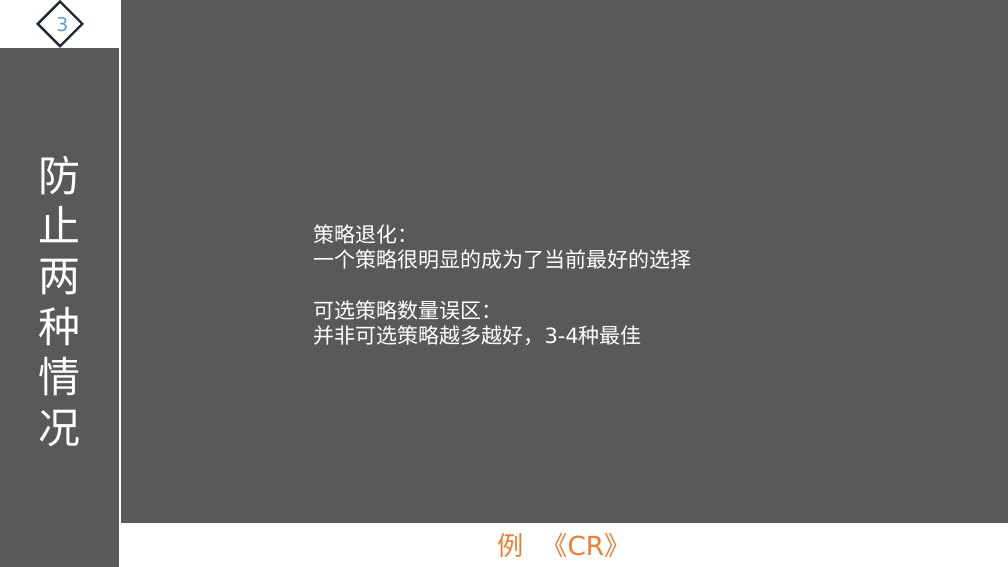
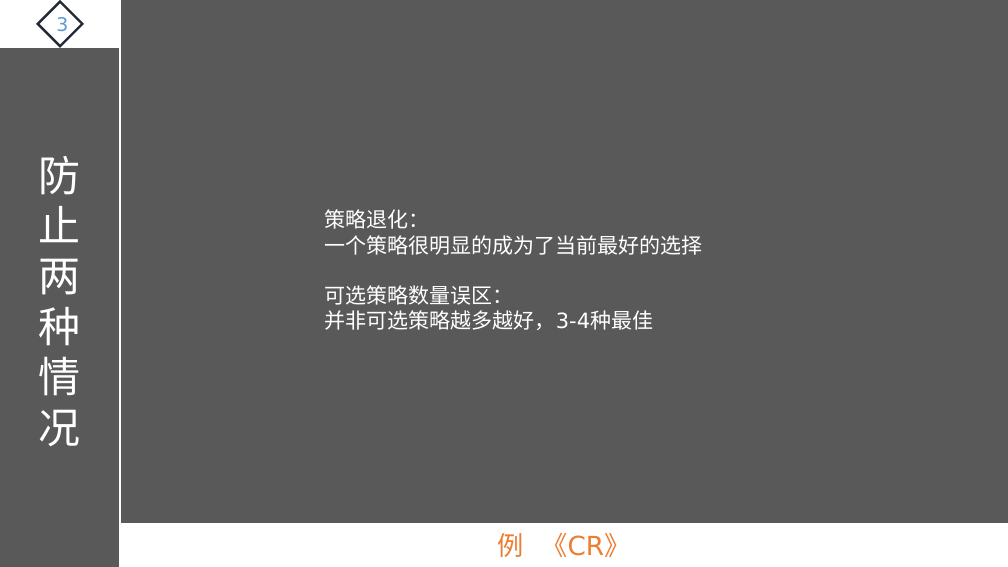
Before and after one commit to ThreePeopleGame/Death, a slide deck: slide 58 of Share/游戏设计理论.pptx. Drawn at 1008x567 pixels with LibreOffice and Linux fonts; fonts in the diff are those of the drawing. Boxes give left, top, right and bottom in pixels: in the first picture for what was removed or moved away, otherwise in the second. Text is boxed around its words. In the diff, an @@ line names an element or a change of style, - is before the commit and + after.

```diff
--- a/Share/游戏设计理论.pptx
+++ b/Share/游戏设计理论.pptx
@@ text "策略退化：" moved from (x1=313, y1=224, x2=692, y2=345) to (x1=324, y1=209, x2=703, y2=330) @@
```
Also in this commit, not shown: 2 other slides changed, 1 other file.
